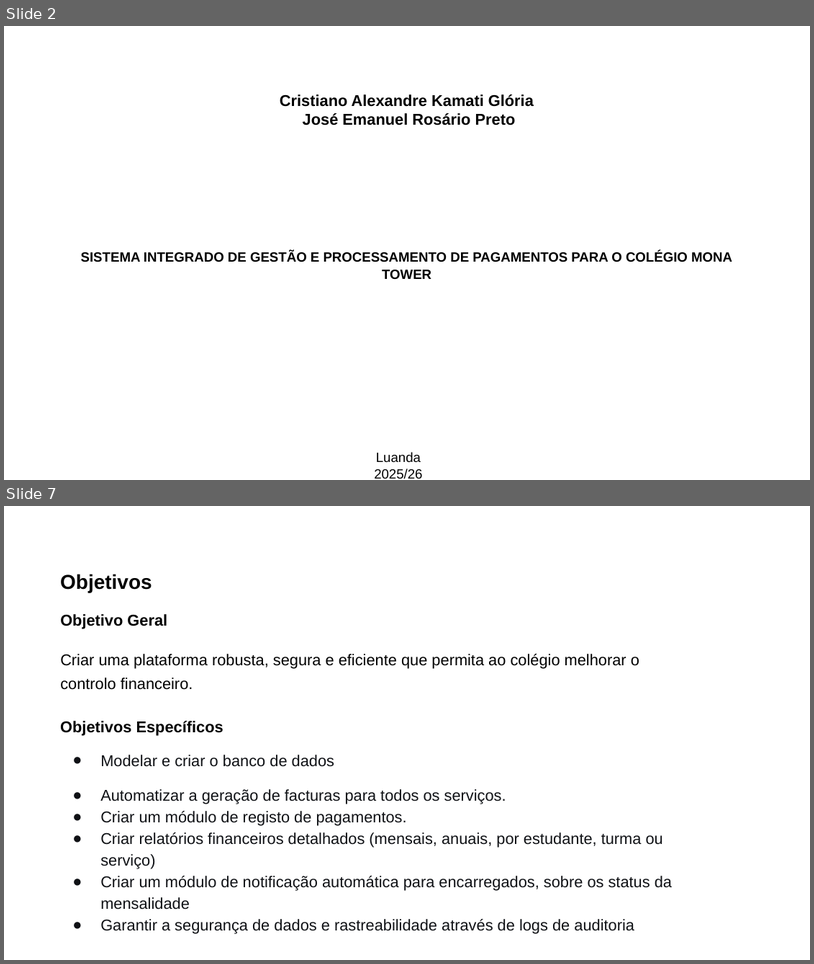
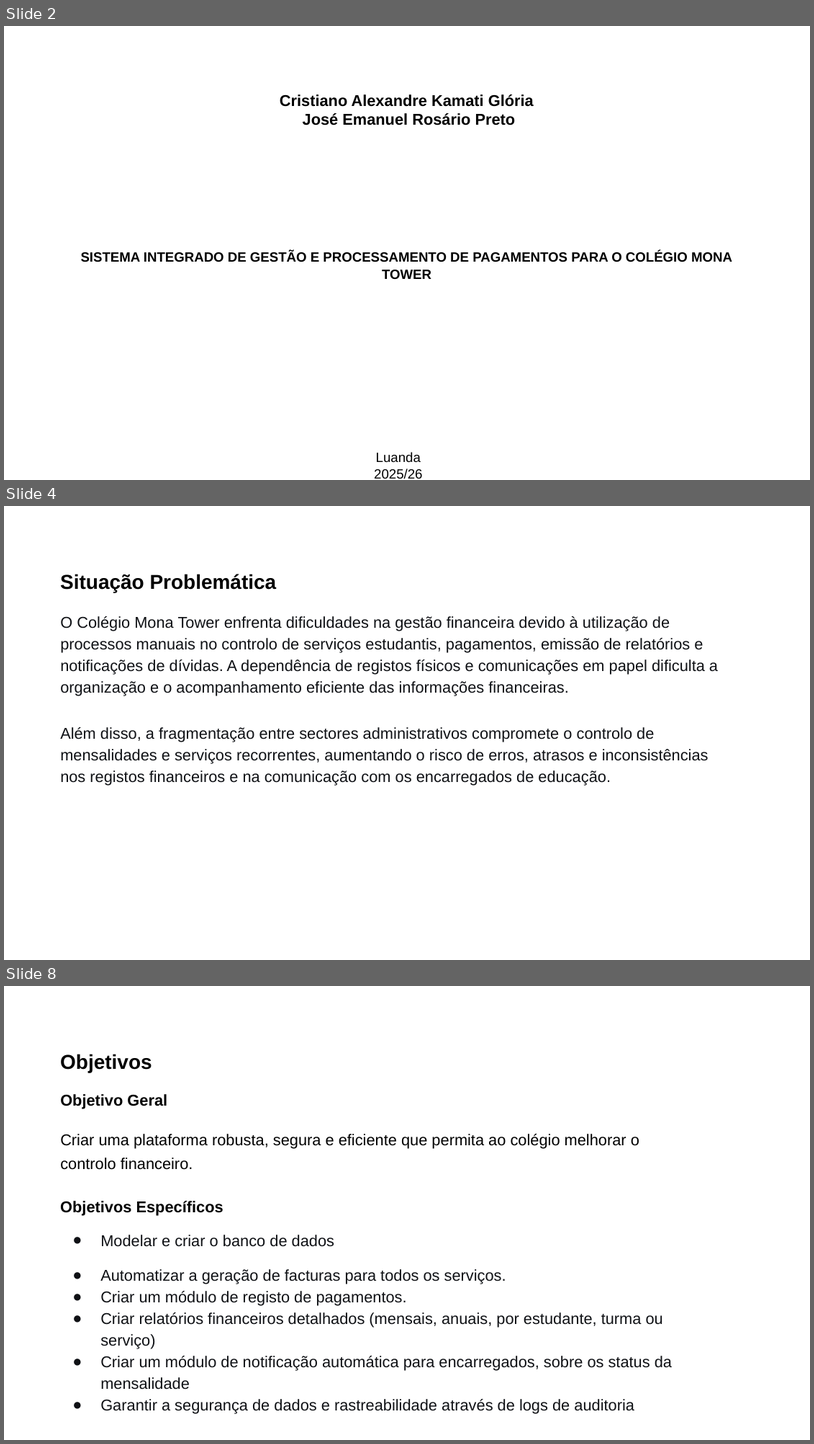
Before and after one commit to cristianoakgloria-web/Relat-rio-Slide, a slide deck: Apresentação_Cristiano&José.pptx. Shown one above the other, each under a label of ours: slides 2 and 7 before the commit, slides 2, 4 and 8 after it; the slides between them are not shown. The pictures are 814x964 and 814x1444 pixels, drawn with LibreOffice and Linux fonts; fonts in the diff are those of the drawing. Boxes give left, top, right and bottom in pixels: in the first picture for what was removed or moved away, otherwise in the second. Text is boxed around its words. In the diff, an @@ line names an element or a change of style, - is before the commit and + after.

```diff
--- a/Apresentação_Cristiano&José.pptx
+++ b/Apresentação_Cristiano&José.pptx
@@ slide 4 added at box(4, 506, 810, 960), background #FFFFFF @@
@@ text added at box(60, 574, 277, 592), 18 pt, text #000000, bold @@
+Situação Problemática
@@ text added at box(60, 616, 718, 785), 14 pt, text #0F1115 @@
+O Colégio Mona Tower enfrenta dificuldades na gestão financeira devido à utilização de processos manuais no controlo de serviços estudantis, pagamentos, emissão de relatórios e notificações de dívidas. A dependência de registos físicos e comunicações em papel dificulta a organização e o acompanhamento eficiente das informações financeiras.
+Além disso, a fragmentação entre sectores administrativos compromete o controlo de mensalidades e serviços recorrentes, aumentando o risco de erros, atrasos e inconsistências nos registos financeiros e na comunicação com os encarregados de educação.
@@ what was slide 7 is now slide 8 @@
```
Also in this commit, not shown: 7 slides changed, 2 other slides added, 1 slide removed, 5 other files.
